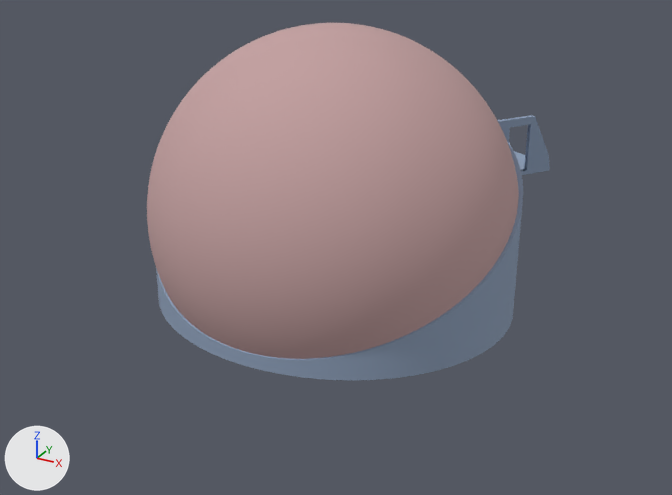
The glTF model docs/assets/models/wisdome.glb as it was, and as the next commit left it.
Camera for both pictures: a 50 mm camera at (17.3, -32.1, 17.7) aimed at (0.6, -1.8, 2.6). Lighting does not change. The marker at lower left points along +X, +Y and +Z. Mesh edges are drawn as thin lines on the coarser meshes. Where no turn or scale is listed for an object, it has been applied to the vertices.

Before the edit, the objects in view are built like this:
```python
me_mesh = bpy.data.meshes.new('Mesh')
me_mesh.from_pydata(...)  # 2522 vertices, 4403 faces; spans x -7.6..7.6, y -8.8..8.8, z -3.7..3.7
me_mesh.materials.append(mat_mainstructure)  # blue #8ea0ba
me_mesh_001 = bpy.data.meshes.new('Mesh.001')
me_mesh_001.from_pydata(...)  # 5001 vertices, 9900 faces; spans x -7.5..7.5, y -7.07..7.07, z -5.49..5.49
me_mesh_001.materials.append(mat_screen)  # pink #c3a0a0
ob_main_structure = bpy.data.objects.new('Main_Structure', me_mesh)
ob_main_structure.location = (0.0, 1.13, 3.73)
ob_screen = bpy.data.objects.new('Screen', me_mesh_001)
ob_screen.location = (0.01, -1.3, 5.75)
```
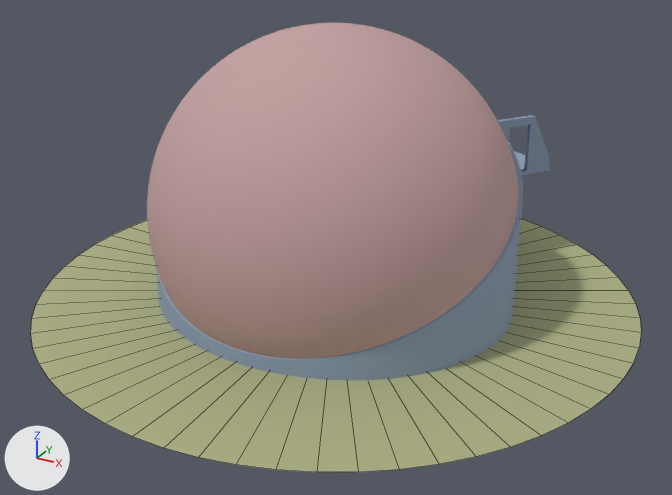
Where the change shows, as pixel boxes (x1, y1, x2, y2) in the pictures (672 x 495 px):
'Floor', added: after (31, 219, 641, 472)

Patch to the scene script:
```diff
--- a/docs/assets/models/wisdome.glb.py
+++ b/docs/assets/models/wisdome.glb.py
@@ mat_floor @@
+mat_floor = principled_material('Floor')
+mat_floor.base_color = (0.418, 0.439, 0.23)  # yellow #adb184
+mat_floor.roughness = 0.9
@@ me_mesh_003 @@
+me_mesh_003.from_pydata(...)  # 63 vertices, 62 faces; spans x -12.5..12.5, y -12.5..12.5, z 0.0
+me_mesh_003.materials.append(mat_floor)  # yellow #adb184
@@ ob_floor @@
+ob_floor = bpy.data.objects.new('Floor', me_mesh_003)
+ob_floor.location = (0.0, -0.64, 0.0)
```
